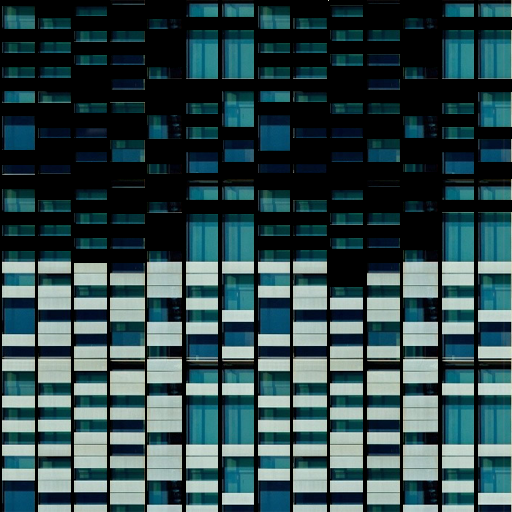
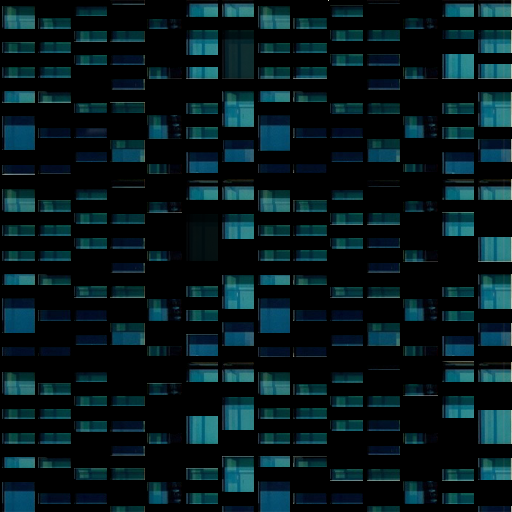
Layer changes from the first 512px x 512px image to the second:
painted on "Layer 1" over [2, 30, 512, 512]
